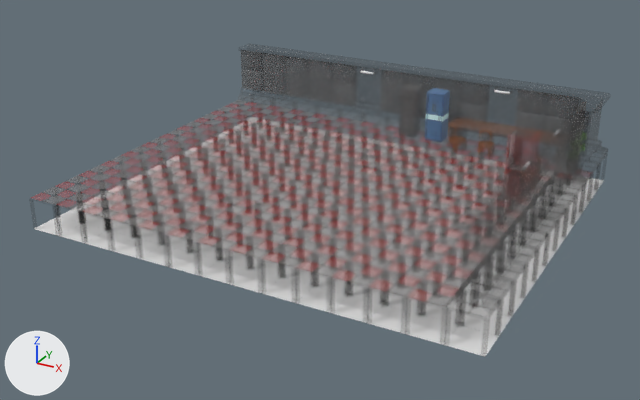
What one commit did to the FBX model Assets/Art/Models/Other/Character Customizer Scene.fbx.
Before and after are seen from a 50 mm lens placed at (100.44, 76.72, 10.38), pointed at (88.3, 98.8, -0.66). Arrows for +X, +Y and +Z are at lower left; the lights stay in place. Where no turn or scale is listed for an object, it has been applied to the vertices.

In view in the first picture: 'Plenum.160'.
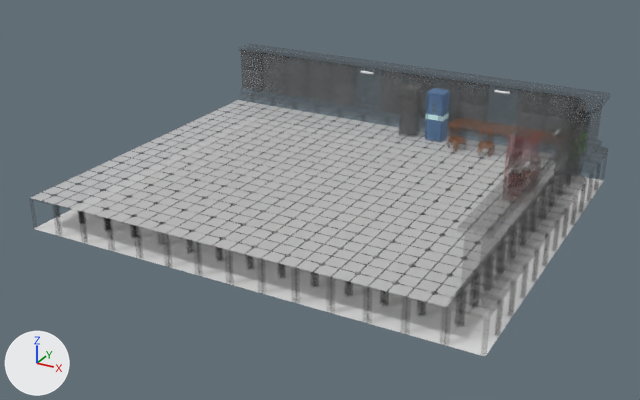
Scene script edits in JSON lines:
```json
{"block": "me_plane_1159", "where": "# used by ob_plenum_160; location = (82.0, 94.0, 0.0)"}
{"op": "remove", "block": "me_plane_1159", "code": "me_plane_1159.from_pydata(...)  # 24575 vertices, 16024 faces; spans x -0.51..13.51, y -0.5..11.5, z -1.01..2.06"}
{"op": "add", "block": "me_plane_1159", "code": "me_plane_1159.from_pydata(...)  # 24734 vertices, 15951 faces; spans x -0.51..13.51, y -0.5..11.5, z -1.01..2.06"}
{"block": "me_plane_1159", "change": "me_plane_1159 part 1: 25 vertices removed from x 12.52..13.5, y 8.5..9.5, z 0.0"}
{"block": "me_plane_1159", "change": "me_plane_1159 part 2: 1361 kept faces spanning x -0.5..12.5, y -0.5..10.5, z 0.0 get new texture (UV) coordinates"}
```

Boxes [x1, y1, x2, y2] around the edits, measured in the pictures (640 x 400 px):
```json
{"object": "Plenum.160", "change": "reshaped", "before": [34, 71, 604, 356], "after": [31, 71, 604, 356]}
{"part": 1, "of": "me_plane_1159", "change": "deleted", "before": [560, 167, 589, 183]}
{"part": 2, "of": "me_plane_1159", "change": "surface changed", "before": [44, 100, 559, 307], "after": [44, 100, 559, 307]}
```
